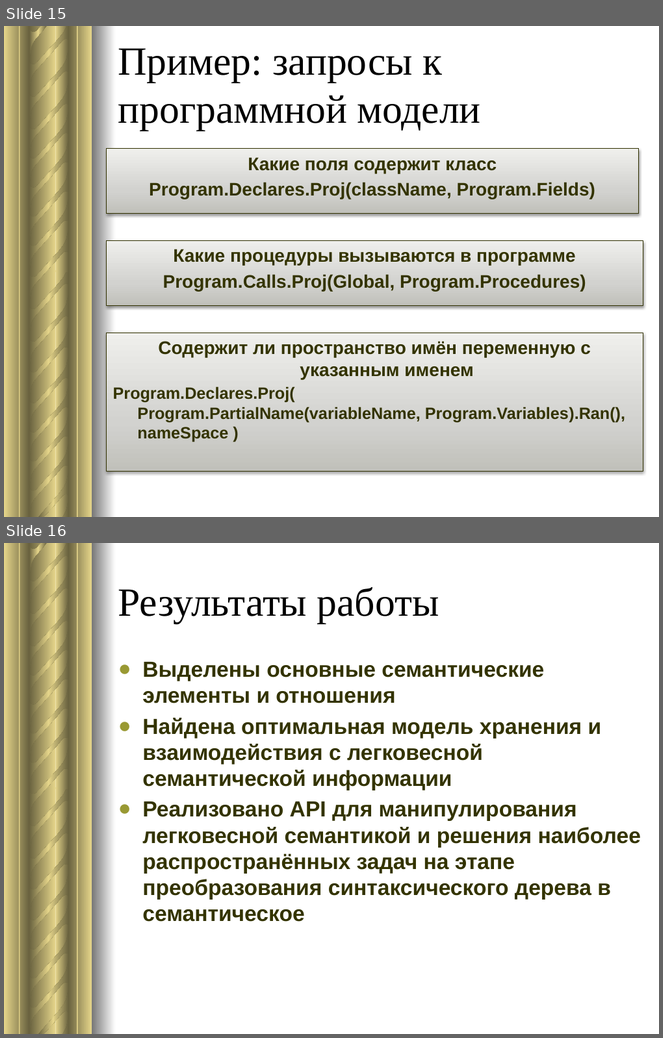
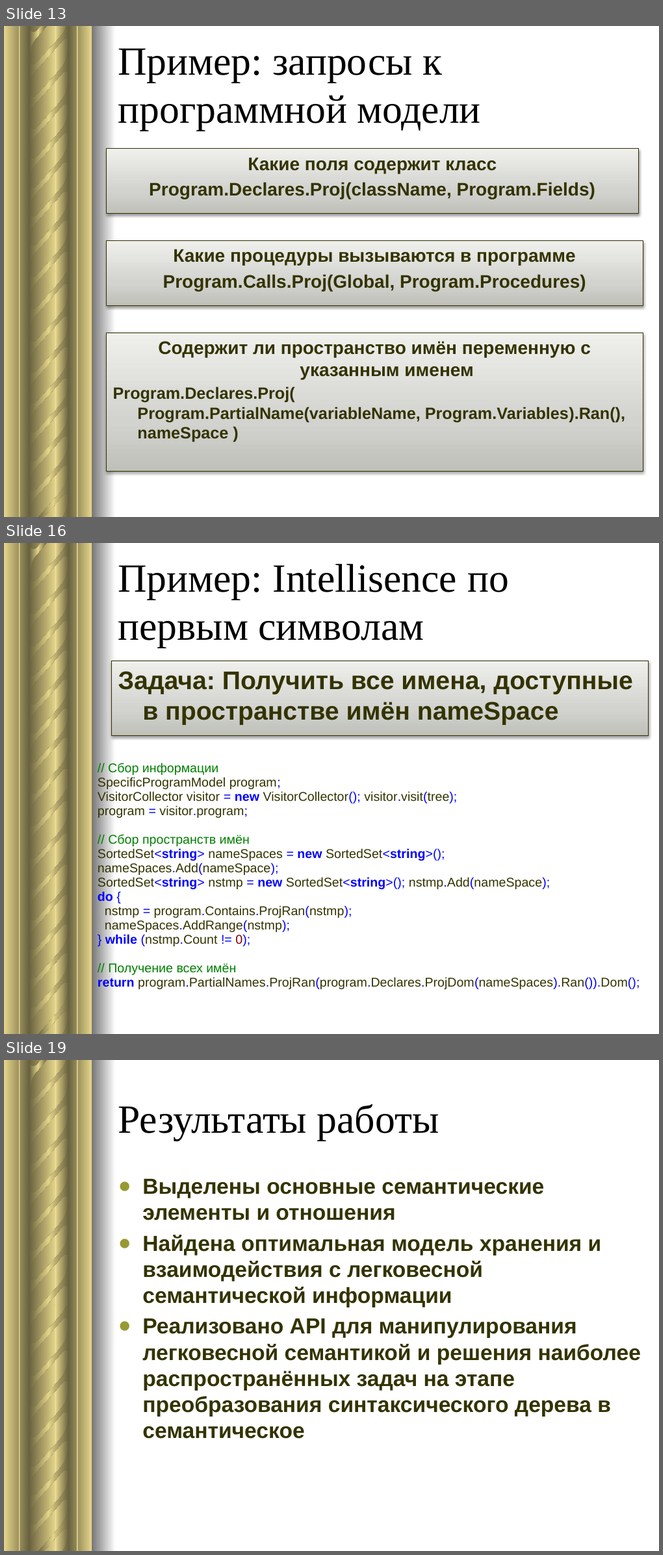
Before and after one commit to voloshinbogdan/LightSemantic, a slide deck: Presentation/НАКОПЛЕНИЕ ЛЕГКОВЕСНОЙ СЕМАНТИЧЕСКОЙ ИНФОРМАЦИИ ПО СИНТАКСИЧЕСКОМУ ДЕРЕВУ.pptx. Shown one above the other, each under a label of ours: slides 15 and 16 before the commit, slides 13, 16 and 19 after it; the slides between them are not shown. The pictures are 663x1038 and 663x1555 pixels, drawn with LibreOffice and Linux fonts; fonts in the diff are those of the drawing. Boxes give left, top, right and bottom in pixels: in the first picture for what was removed or moved away, otherwise in the second. Text is boxed around its words. In the diff, an @@ line names an element or a change of style, - is before the commit and + after.

```diff
--- a/Presentation/НАКОПЛЕНИЕ ЛЕГКОВЕСНОЙ СЕМАНТИЧЕСКОЙ ИНФОРМАЦИИ ПО СИНТАКСИЧЕСКОМУ ДЕРЕВУ.pptx
+++ b/Presentation/НАКОПЛЕНИЕ ЛЕГКОВЕСНОЙ СЕМАНТИЧЕСКОЙ ИНФОРМАЦИИ ПО СИНТАКСИЧЕСКОМУ ДЕРЕВУ.pptx
@@ slide 16 added at [4, 543, 659, 1034], background #FFFFFF; not listed: 29 template elements that a slide beside it also shows @@
@@ title added at [118, 564, 509, 648], 44 pt, text #000000 @@
+Пример: Intellisence по первым символам
@@ text added at [118, 671, 633, 725], 28 pt, text #333300, bold @@
+Задача: Получить все имена, доступные в пространстве имён nameSpace
@@ table added at [91, 758, 659, 1009], 1 rows, 1 columns @@
+// Сбор информации / SpecificProgramModel program; / VisitorCollector visitor = new VisitorCollector(); visitor.visit(tree); / program = visitor.program; / // Сбор пространств имён / SortedSet<string> nameSpaces = new SortedSet<string>(); / nameSpaces.Add(nameSpace); / SortedSet<string> nstmp = new SortedSet<string>(); nstmp.Add(nameSpace); / do { / nstmp = program.Contains.ProjRan(nstmp); / nameSpaces.AddRange(nstmp); / } while (nstmp.Count != 0); / // Получение всех имён / return program.PartialNames.ProjRan(program.Declares.ProjDom(nameSpaces).Ran()).Dom();
@@ what was slide 15 is now slide 13 @@
@@ what was slide 16 is now slide 19 @@
```
Also in this commit, not shown: 5 slides changed, 2 other slides added, 2 other files.
